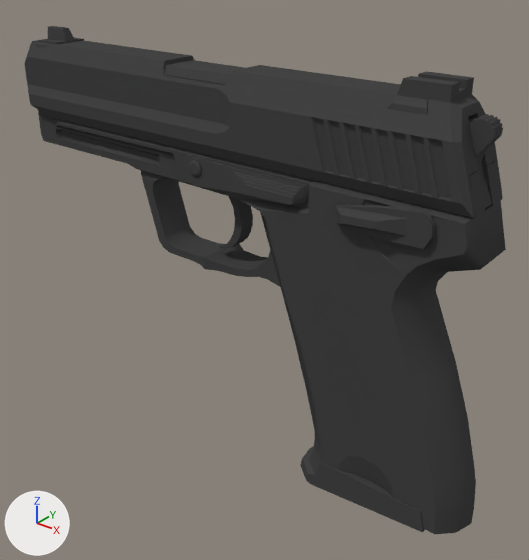
Two versions of the Blender file Assets/Prefabs/H&K USP 45 Game.blend, one commit apart.
One viewpoint serves both versions: a 50 mm lens placed at (8.0, -9.08, 5.42), pointed at (0.61, 0.16, -0.31). The lights are fixed; the arrows at lower left show +X, +Y and +Z.

Names of what the first picture shows: 'Frame', 'Loader', 'Slider', 'Trigger', 'Trigger.001'.
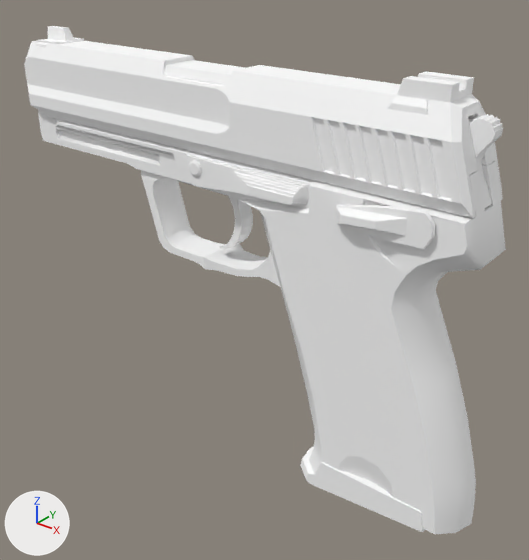
Where the change shows, as pixel boxes (x1, y1, x2, y2) in the pictures (529 x 560 px):
'Frame', recoloured
    both: (38, 110, 506, 534)
'Slider', recoloured
    both: (24, 26, 503, 218)
'Loader', recoloured
    both: (300, 446, 425, 532)
'Trigger.001', recoloured
    both: (468, 114, 503, 209)
'Trigger', recoloured
    both: (219, 196, 253, 249)

What changed in the scene script:
```text
Change mat_material:
    mat_material.base_color: (0.0608, 0.0608, 0.0608) -> (1.0, 1.0, 1.0)  # dark grey #464646 -> white #ffffff
```
